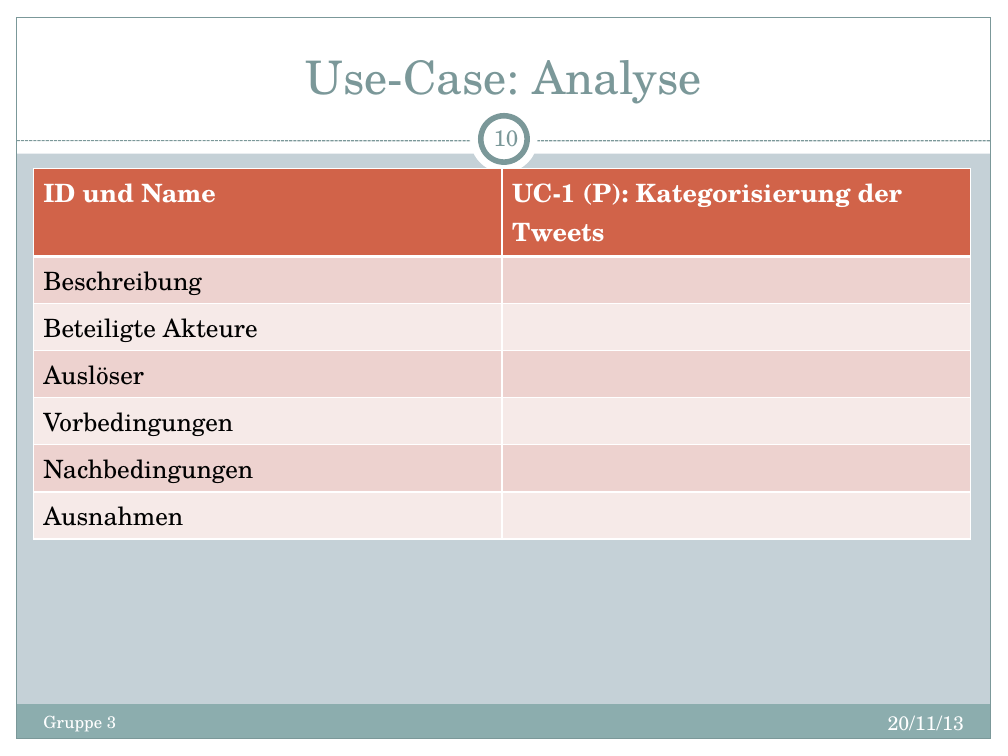
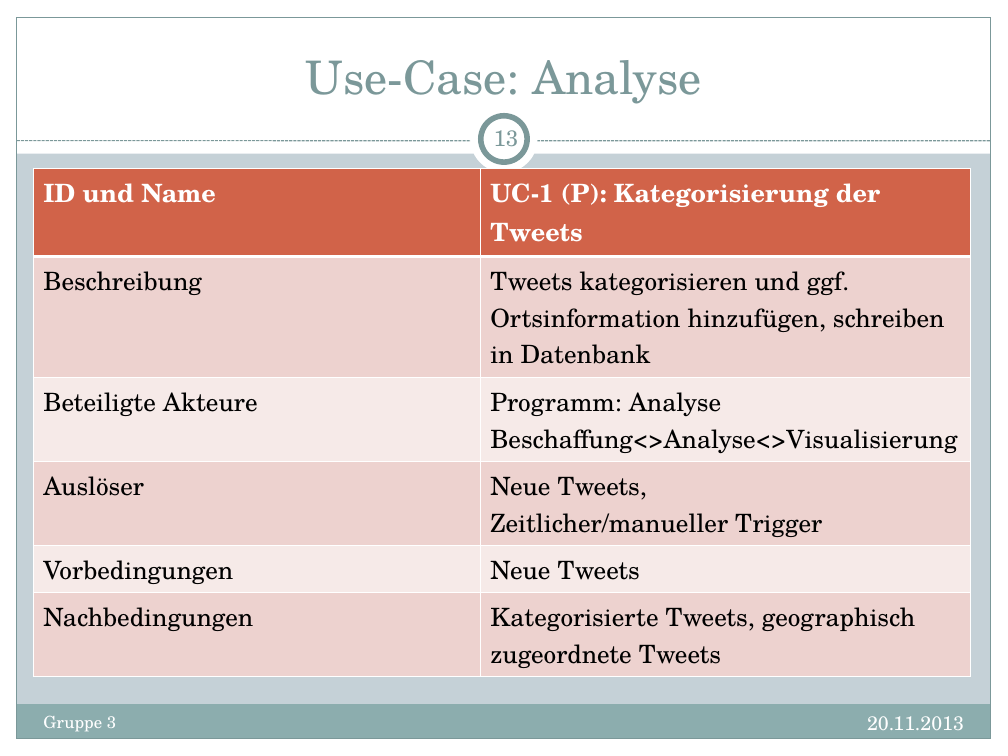
Before and after one commit to d-f/bugfree-octo-ironman, a slide deck: slide 13 of presentations/Termin2.pptx (slide 10 before the commit). Drawn at 1008x756 pixels with LibreOffice and Linux fonts; fonts in the diff are those of the drawing. Boxes give left, top, right and bottom in pixels: in the first picture for what was removed or moved away, otherwise in the second. Text is boxed around its words. In the diff, an @@ line names an element or a change of style, - is before the commit and + after.

Commit message:
Präsentation

```diff
--- a/presentations/Termin2.pptx
+++ b/presentations/Termin2.pptx
@@ page number at (494, 124, 519, 146): text changed @@
-10
+13
@@ table at (33, 168, 971, 672) @@
-row 2: Beschreibung | 
-row 3: Beteiligte Akteure | 
-row 4: Auslöser | 
-row 5: Vorbedingungen | 
-row 6: Nachbedingungen | 
-row 7: Ausnahmen | 
+row 2: Beschreibung | Tweets kategorisieren und ggf. Ortsinformation hinzufügen, schreiben in Datenbank
+row 3: Beteiligte Akteure | Programm: Analyse / Beschaffung<>Analyse<>Visualisierung
+row 4: Auslöser | Neue Tweets, / Zeitlicher/manueller Trigger
+row 5: Vorbedingungen | Neue Tweets
+row 6: Nachbedingungen | Kategorisierte Tweets, geographisch zugeordnete Tweets
@@ text at (867, 716, 964, 730): text changed @@
-20/11/13
+20.11.2013
```
Also in this commit, not shown: 13 other slides changed, 3 slides added, 1 other file.
